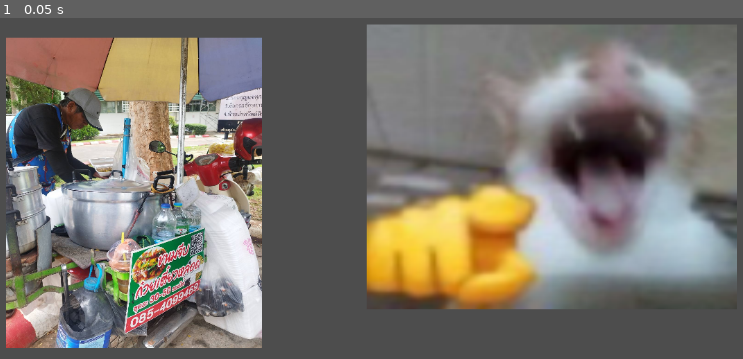
Above: before the commit, frame 1.
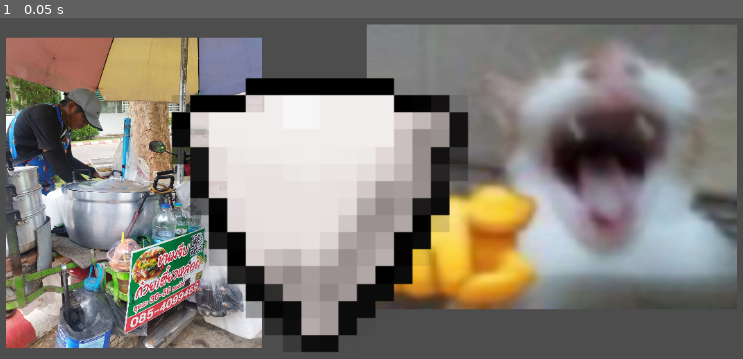
Above: after the commit, the same moment.

Repository: Harmornic/Projectgame-2D
Game: Godot game, scene res://test.tscn
Same seed, same stepped clock (60 frames per second), same inputs: the game is played once before the commit and once after it. This scene is started directly instead of the project's main scene.
Inputs:
- Up to frame 1 (0.05 s): no input

The runs differ from the first frame. In frame 1, 22% of the frame differs, in the area x 23-63%, y 17-98%.

Commit message:
Update test.tscn

Diff:
--- a/test.tscn
+++ b/test.tscn
@@ -1,7 +1,8 @@
-[gd_scene load_steps=3 format=3 uid="uid://djfvef6fragto"]
+[gd_scene load_steps=4 format=3 uid="uid://cnjvdx3ery1nm"]
 
 [ext_resource type="Texture2D" uid="uid://cva6jrvig7ot0" path="res://3x.webp" id="1_37kl0"]
 [ext_resource type="Texture2D" uid="uid://c778xij444wny" path="res://215641.jpg" id="2_8uh7m"]
+[ext_resource type="Texture2D" uid="uid://dmvbmkhfgiba" path="res://Sprite-0025.png" id="3_6uqi0"]
 
 [node name="Test" type="Node2D"]
 
@@ -14,3 +15,8 @@
 position = Vector2(273, 313)
 scale = Vector2(0.333032, 0.302979)
 texture = ExtResource("2_8uh7m")
+
+[node name="Sprite-0025" type="Sprite2D" parent="."]
+position = Vector2(569, 411)
+scale = Vector2(1.78, 1.532)
+texture = ExtResource("3_6uqi0")
